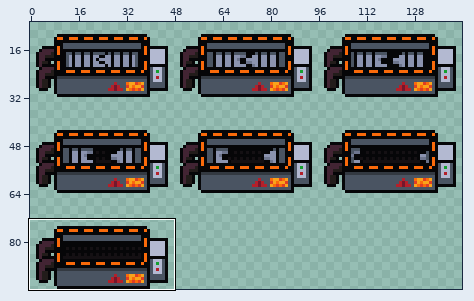
Sprite sheet: assets/aseprite/recepticle.png. Above, an overview of the earlier version with the close-up marked.
Close-up. The starting point:
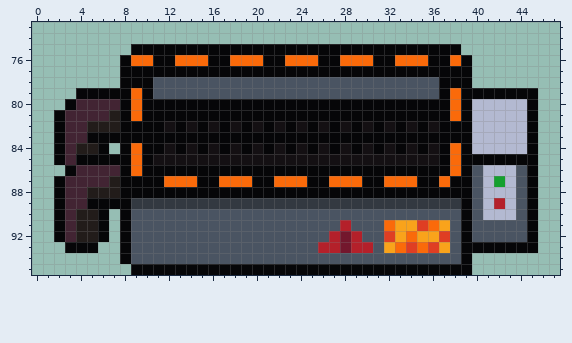
The file is 144x96 pixels. Shown: x 0..47, y 73..95. The wide view leaves out empty margins. The commit also changed other parts of the picture, which this record leaves out.
Once edited:
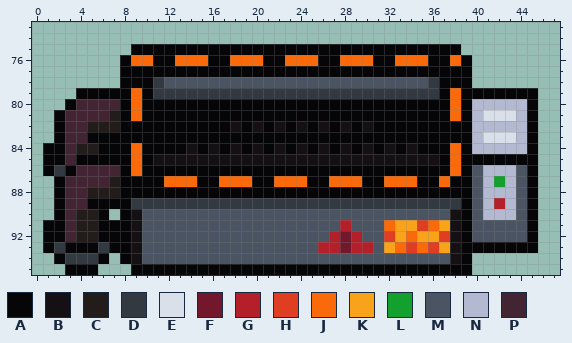
Palette (. is transparent): A #060608  B #141013  C #221c1a  D #333941  E #dae0ea  F #73172d  G #b4202a  H #df3e23  J #fa6a0a  K #f9a31b  L #14a02e  M #4a5462  N #b3b9d1  P #422433
Diff:
@@ x 0..47 @@
 77 ........AAAAAAAAAAAAAAAAAAAAAAAAAAAAAAAA........
-78 ........AAAMMMMMMMMMMMMMMMMMMMMMMMMMMAAA........
-79 ....AAAAAJAMMMMMMMMMMMMMMMMMMMMMMMMMMAJAAAAAAA..
+78 ........AAADMMMMMMMMMMMMMMMMMMMMMMMMDAAA........
+79 ....AAAAAJADDDDDDDDDDDDDDDDDDDDDDDDDDAJAAAAAAA..
 80 ...APPPPAJAAAAAAAAAAAAAAAAAAAAAAAAAAAAJANNNNNA..
-81 ..APPPPCAJAAAAAAAAAAAAAAAAAAAAAAAAAAAAJANNNNNA..
-82 ..APPCCCAAAABABABABABABABABABABABABABAAANNNNNA..
-83 ..APPAAAAAAAAAAAAAAAAAAAAAAAAAAAAAAAAAAANNNNNA..
-84 ..APCCA.AJAABABABABABABABABABABABABABAJANNNNNA..
-85 ..APAAAAAJABBBBBBBBBBBBBBBBBBBBBBBBBBAJAAAAAAA..
-86 ...APPPPAJAAAAAAAAAAAAAAAAAAAAAAAAAAAAJAMNNNMA..
+81 ..APPPPCAJAAAAAAAAAAAAAAAAAAAAAAAAAAAAJANEEENA..
+82 ..APPCCCAAAAAAAAAABABABABABABABAAAAAAAAANNNNNA..
+83 ..APPAAAAAAAAAAAAAAAAAAAAAAAAAAAAAAAAAAANEEENA..
+84 .AAPCCAAAJAAAABABABABABABABABABABABAAAJANNNNNA..
+85 .AAPAAAAAJABBBBBBBBBBBBBBBBBBBBBBBBBBAJAAAAAAA..
+86 .ADAPPPPAJAAAAAAAAAAAAAAAAAAAAAAAAAAAAJAMNNNMA..
 87 ..APPPPCAAAAJJJAAJJJAAJJJAAJJJAAJJJAAJAAMNLNMA..
@@ x 0..47 @@
 89 ..APPAAAADDDDDDDDDDDDDDDDDDDDDDDDDDDDDDAMNGNMA..
-90 ..APCCA.AMMMMMMMMMMMMMMMMMMMMMMMMMMMMMMAMNNNMA..
-91 ..APCCA.AMMMMMMMMMMMMMMMMMMMGMMMJKKHJKMAMMMMMA..
-92 ..APCCA.AMMMMMMMMMMMMMMMMMMGFGMMHKJKKHMAMMMMMA..
-93 ...AAA..AMMMMMMMMMMMMMMMMMGGFGGMKJHJHKMAAAAAAA..
-94 ........AMMMMMMMMMMMMMMMMMMMMMMMMMMMMMMA........
-95 .........AAAAAAAAAAAAAAAAAAAAAAAAAAAAAAA........
+90 ..APCCA.ABMMMMMMMMMMMMMMMMMMMMMMMMMMMMBAMNNNMA..
+91 .AAPCCAAABMMMMMMMMMMMMMMMMMMGMMMJKKHJKBAMMMMMA..
+92 .AAPCCAAABMMMMMMMMMMMMMMMMMGFGMMHKJKKHBAMMMMMA..
+93 .ADAAADAABMMMMMMMMMMMMMMMMGGFGGMKJHJHKBAAAAAAA..
+94 ..ADDDA.ABMMMMMMMMMMMMMMMMMMMMMMMMMMMMBA........
+95 ...AAA...AAAAAAAAAAAAAAAAAAAAAAAAAAAAAAA........
Pixel boxes of the changes (left, top, right, bottom) in both close-ups:
changed: (109, 77, 516, 154)
added: (43, 143, 65, 176)
changed: (43, 209, 142, 275)
changed: (450, 209, 461, 264)
